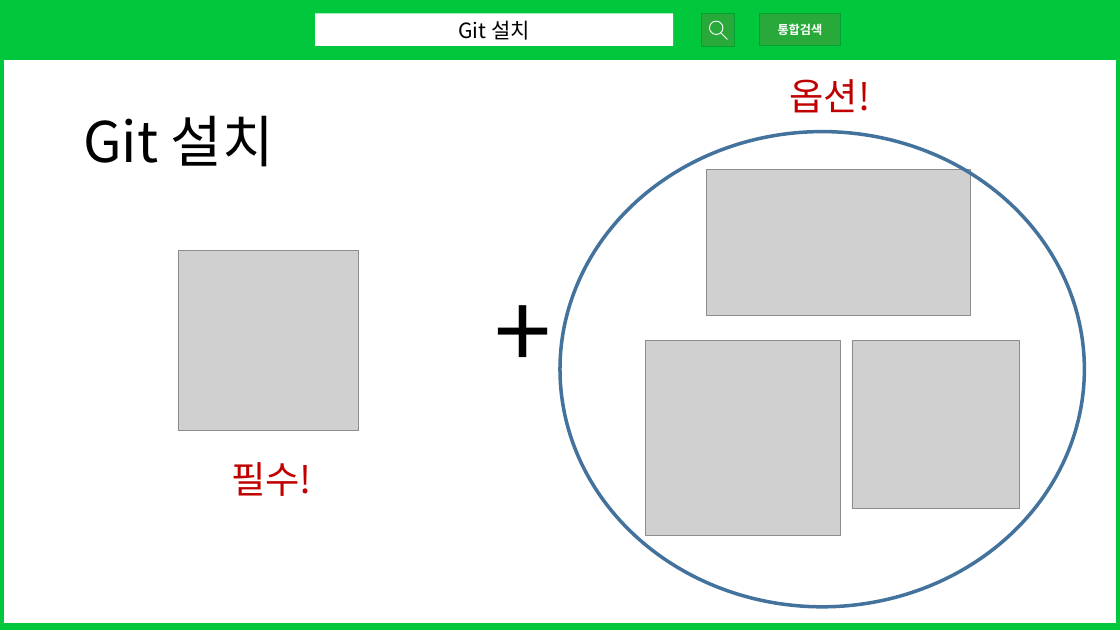
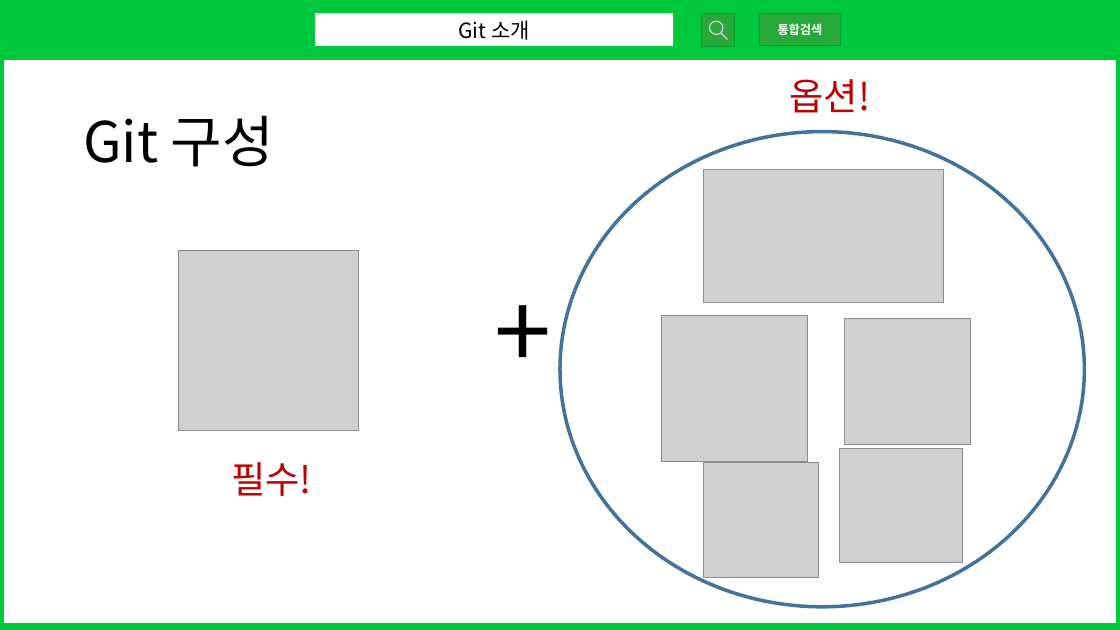
Before and after one commit to yukyung841/git_github_training, a slide deck: slide 11 of docs/git-seminar-pt.pptx (slide 9 before the commit). Drawn at 1120x630 pixels with LibreOffice and Linux fonts; fonts in the diff are those of the drawing; grey boxes stand for pictures. Boxes give left, top, right and bottom in pixels: in the first picture for what was removed or moved away, otherwise in the second. Text is boxed around its words. In the diff, an @@ line names an element or a change of style, - is before the commit and + after.

Commit message:
1장 깃 소개 관련 포스트 및 ppt 내용 수정

```diff
--- a/docs/git-seminar-pt.pptx
+++ b/docs/git-seminar-pt.pptx
@@ text in rectangle at <box>458,20,530,40</box>: text changed @@
-Git 설치
+Git 소개
@@ text at <box>83,115,274,167</box>: text changed @@
-Git 설치
+Git 구성
@@ picture: place and size @@
-picture at <box>707,170,971,316</box>
+picture at <box>704,170,944,302</box>
@@ picture: place and size @@
-picture at <box>645,341,840,536</box>
+picture at <box>662,315,808,461</box>
@@ picture: place and size @@
-picture at <box>852,341,1020,509</box>
+picture at <box>844,318,970,444</box>
@@ picture added at <box>840,449,963,562</box> @@
@@ picture added at <box>704,463,819,578</box> @@
```
Also in this commit, not shown: 6 other slides changed, 3 slides added, 13 other files.
